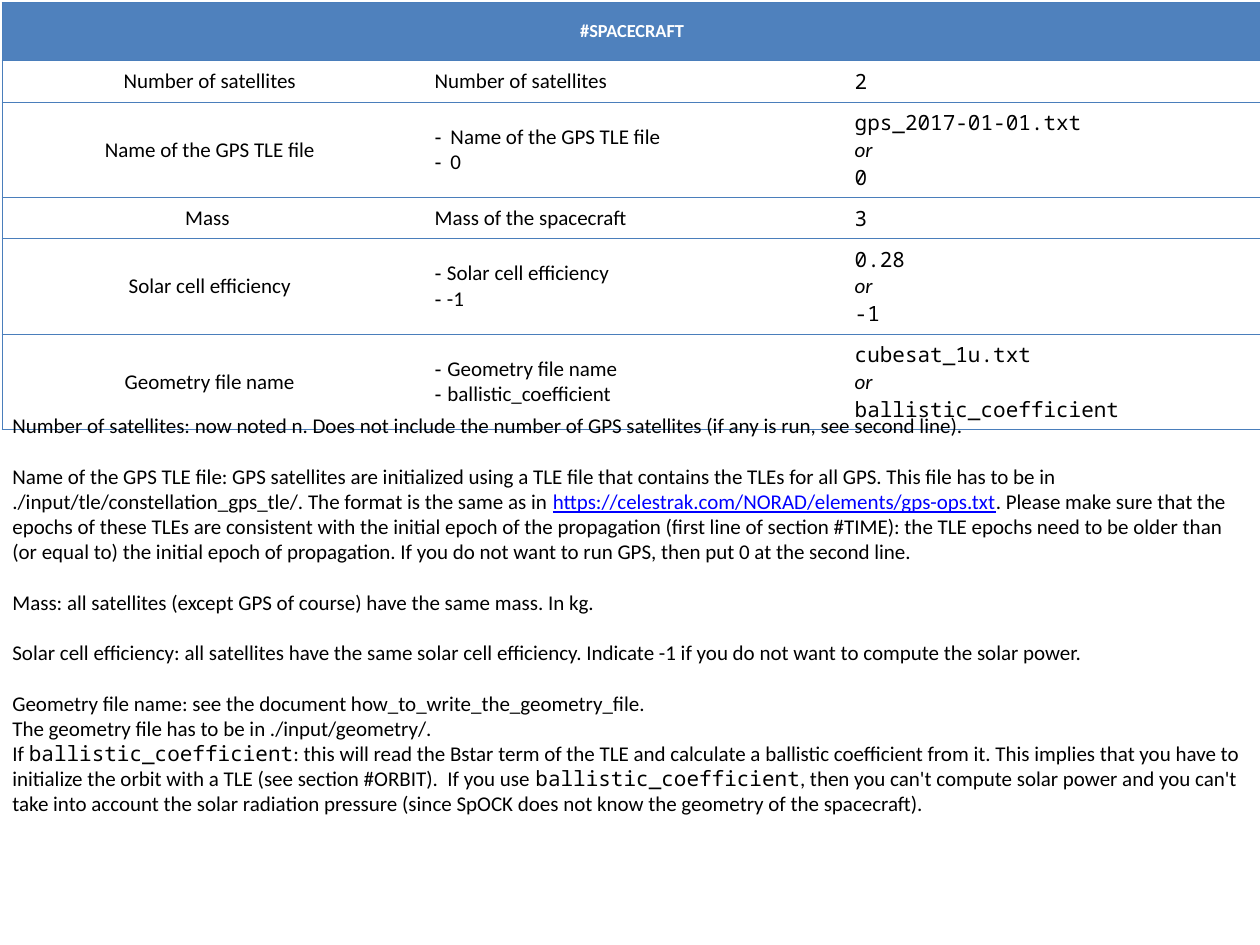
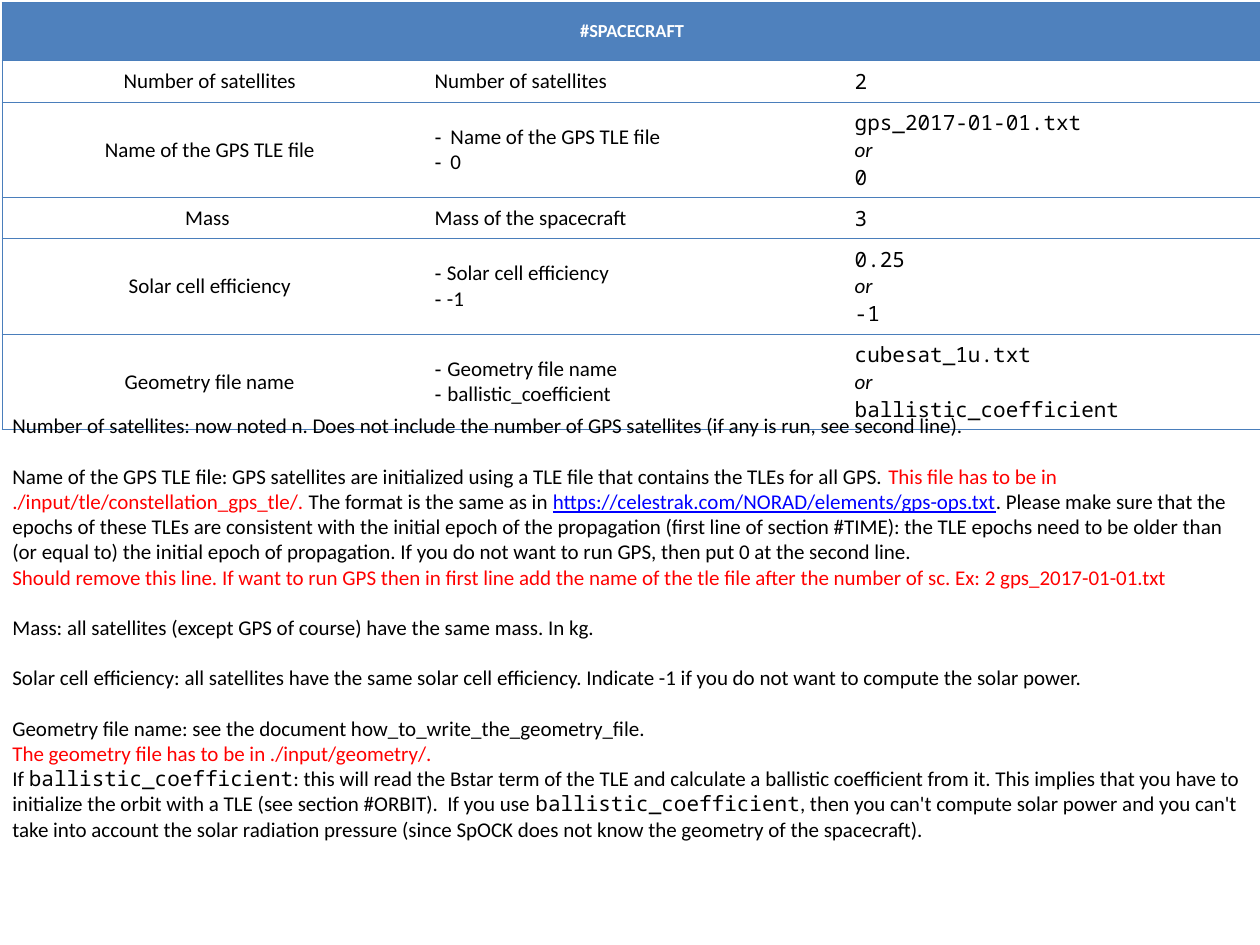
Before and after one commit to charlesbv/spock, a slide deck: slide 3 of user_manual/documentation/main_input_file.pptx. Drawn at 1260x945 pixels with LibreOffice and Linux fonts; fonts in the diff are those of the drawing. Boxes give left, top, right and bottom in pixels: in the first picture for what was removed or moved away, otherwise in the second. Text is boxed around its words. In the diff, an @@ line names an element or a change of style, - is before the commit and + after.

```diff
--- a/user_manual/documentation/main_input_file.pptx
+++ b/user_manual/documentation/main_input_file.pptx
@@ table at bbox=[3, 3, 1260, 428] @@
-row 5, column 3: 0.28 / or / -1
+row 5, column 3: 0.25 / or / -1
@@ text at bbox=[12, 469, 1225, 765]: text colour #000000 to #FF0000 in "This file has to be in ./input/tle/constellation_gps_tle/.", "The geometry file has to be in ..." @@
@@ text at bbox=[12, 570, 1165, 589]: paragraph added @@
+Should remove this line. If want to run GPS then in first line add the name of the tle file after the number of sc. Ex: 2 gps_2017-01-01.txt
```
Also in this commit, not shown: 5 other slides changed, 19 other files.
